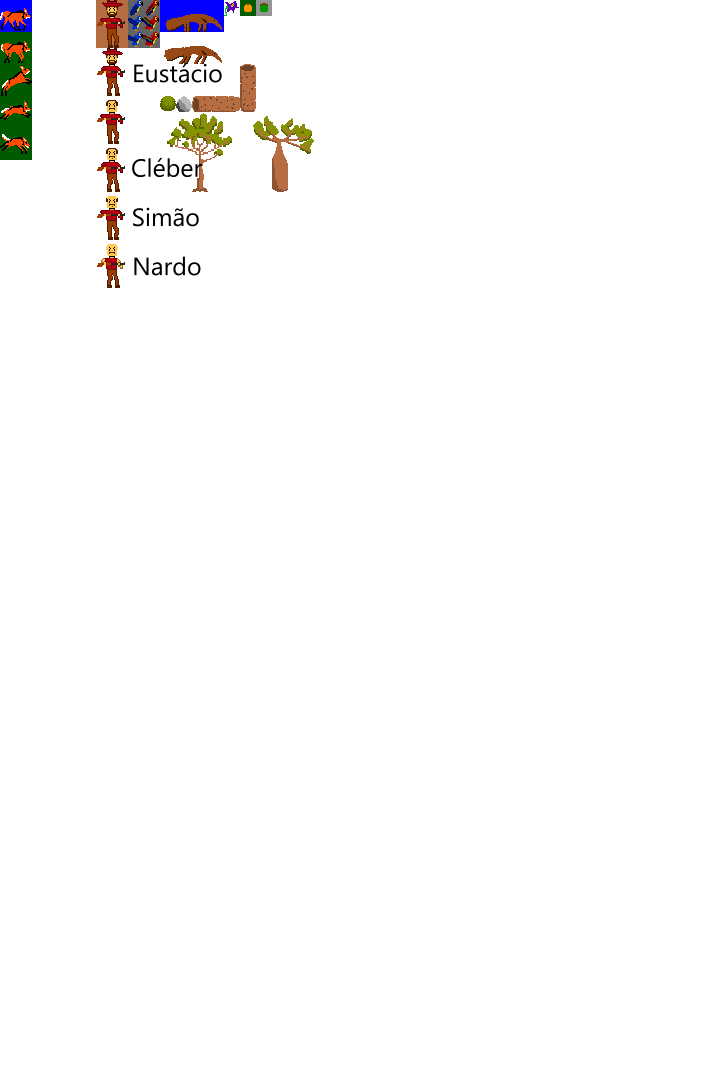
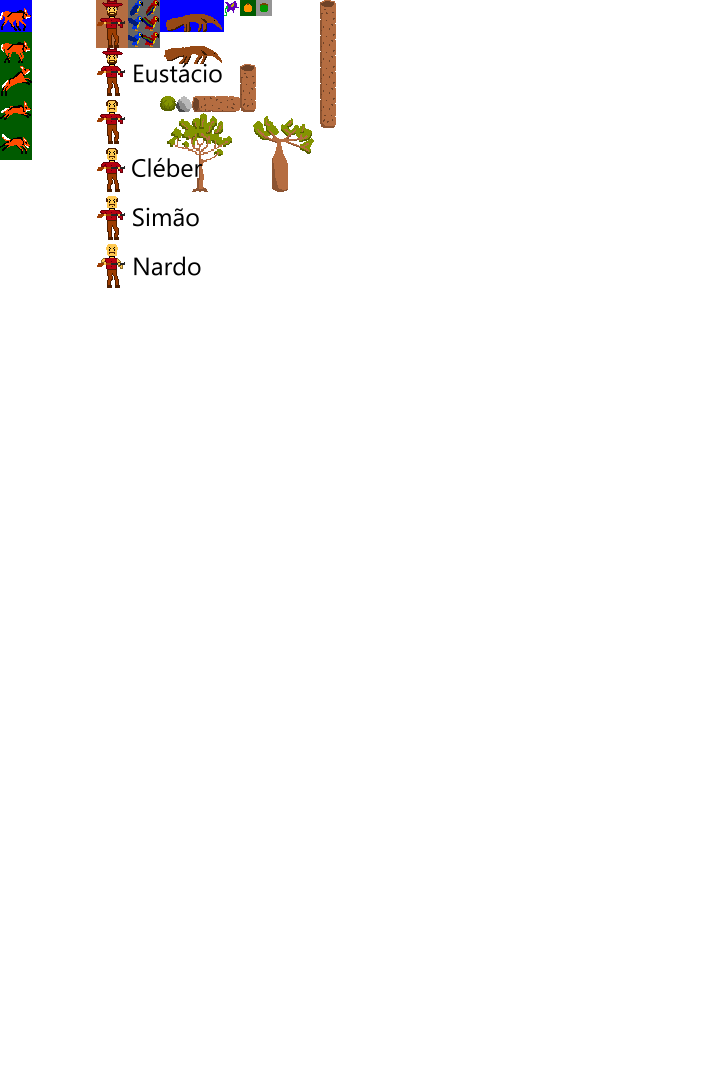
Two versions of the same layered image (720 x 1080). Layer-by-layer changes:
added group "Tronco_horizontal" (1st of 3) with 8 layers above "Tronco_horizontal" over [320, 0, 336, 128]
added layer "Paint Layer 16" (1st of 8, in "Tronco_horizontal") in group "Tronco_horizontal" over [320, 64, 336, 128]
added layer "Paint Layer 16" (2nd of 8, in "Tronco_horizontal") in group "Tronco_horizontal" over [320, 0, 336, 128]
added layer "Paint Layer 16" (3rd of 8, in "Tronco_horizontal") in group "Tronco_horizontal" over [320, 0, 336, 128]
added layer "Paint Layer 16" (4th of 8, in "Tronco_horizontal") in group "Tronco_horizontal" over [320, 0, 336, 128]
added layer "Paint Layer 16" (5th of 8, in "Tronco_horizontal") in group "Tronco_horizontal" over [320, 64, 336, 128]
added layer "Paint Layer 16" (6th of 8, in "Tronco_horizontal") in group "Tronco_horizontal" over [320, 0, 336, 64]
added layer "Paint Layer 15" (1st of 3, in "Tronco_horizontal") in group "Tronco_horizontal" over [320, 0, 336, 64]
added layer "Paint Layer 17" (1st of 3, in "Tronco_horizontal") in group "Tronco_horizontal" over [320, 64, 336, 128]
